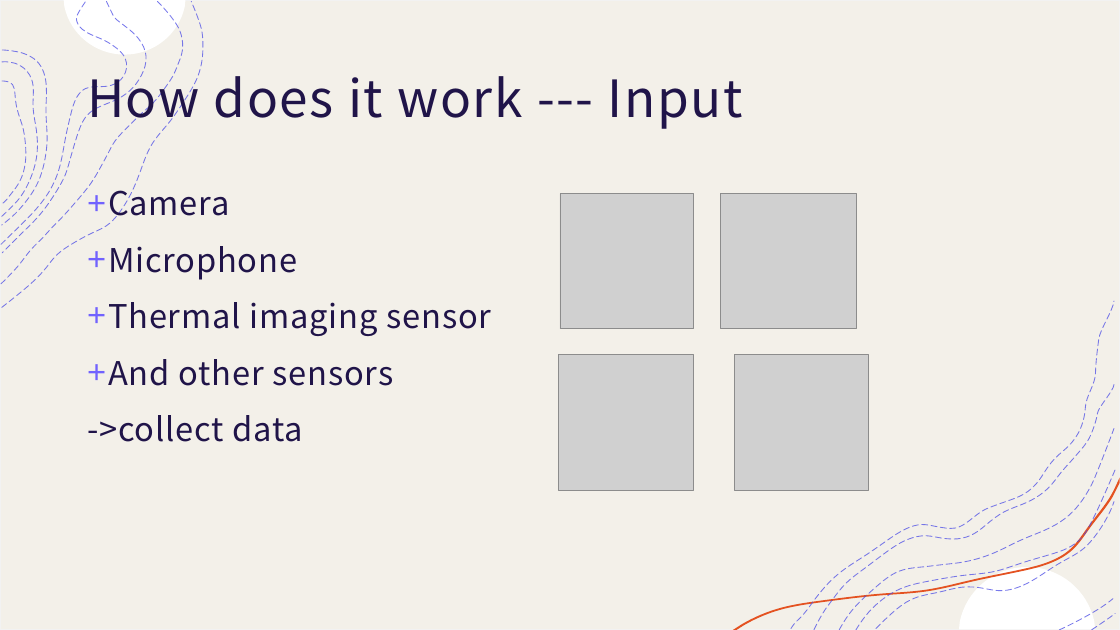
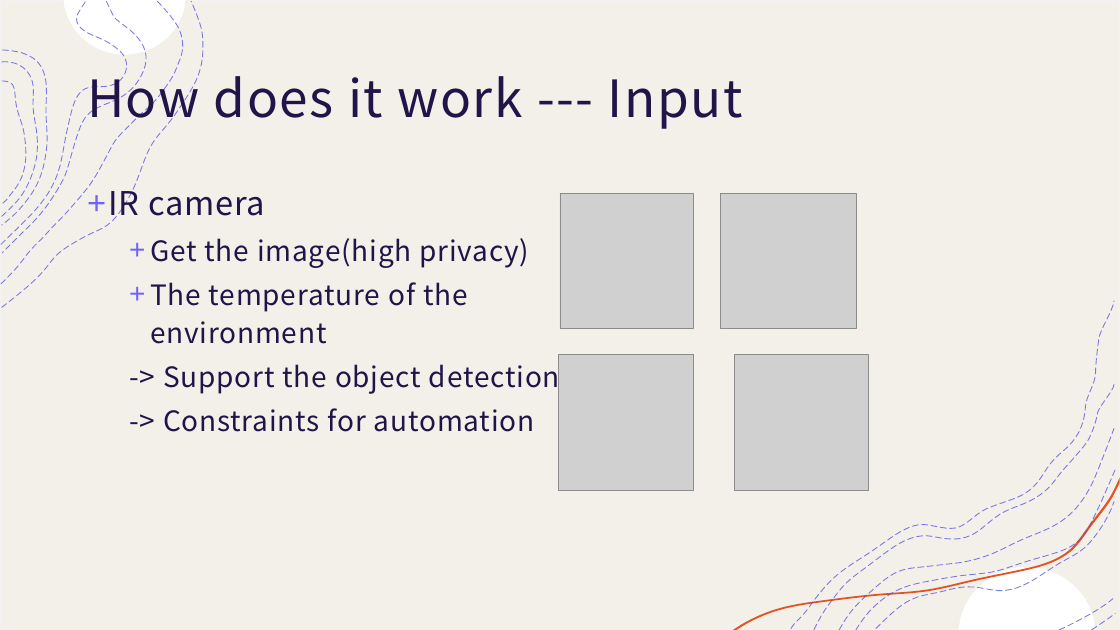
Before and after one commit to smarttommyau/aiot_bedroom, a slide deck: slide 5 of project_documents/AIOT bedroom.pptx. Drawn at 1120x630 pixels with LibreOffice and Linux fonts; fonts in the diff are those of the drawing; grey boxes stand for pictures. Boxes give left, top, right and bottom in pixels: in the first picture for what was removed or moved away, otherwise in the second. Text is boxed around its words. In the diff, an @@ line names an element or a change of style, - is before the commit and + after.

Commit message:
update of the ppt

```diff
--- a/project_documents/AIOT bedroom.pptx
+++ b/project_documents/AIOT bedroom.pptx
@@ text at [108,183,560,432]: text changed; size 28 to 24 pt @@
-+ Camera
-+ Microphone
-+ Thermal imaging sensor
-+ And other sensors
-->collect data
++ IR camera
+  + Get the image(high privacy)
+  + The temperature of the environment
+  -> Support the object detection
+  -> Constraints for automation
```
Also in this commit, not shown: 1 other slide changed, 2 slides added.
